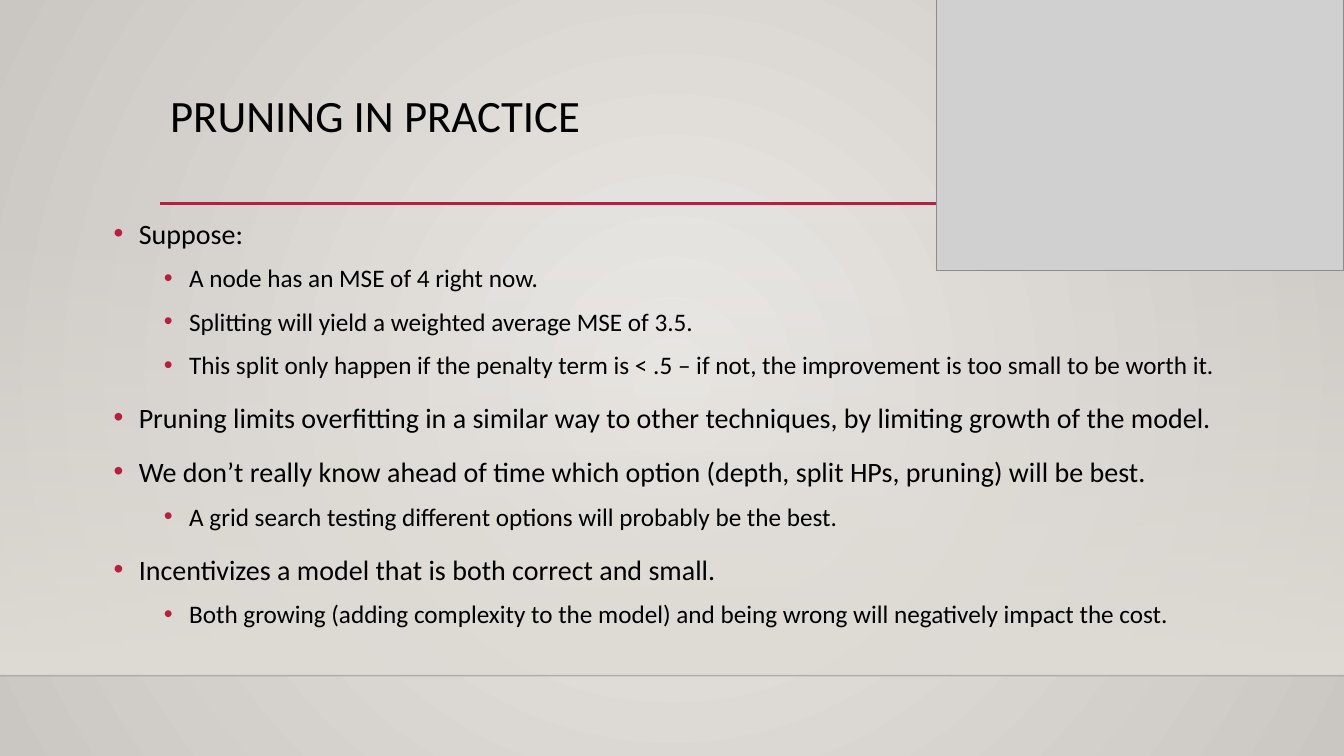
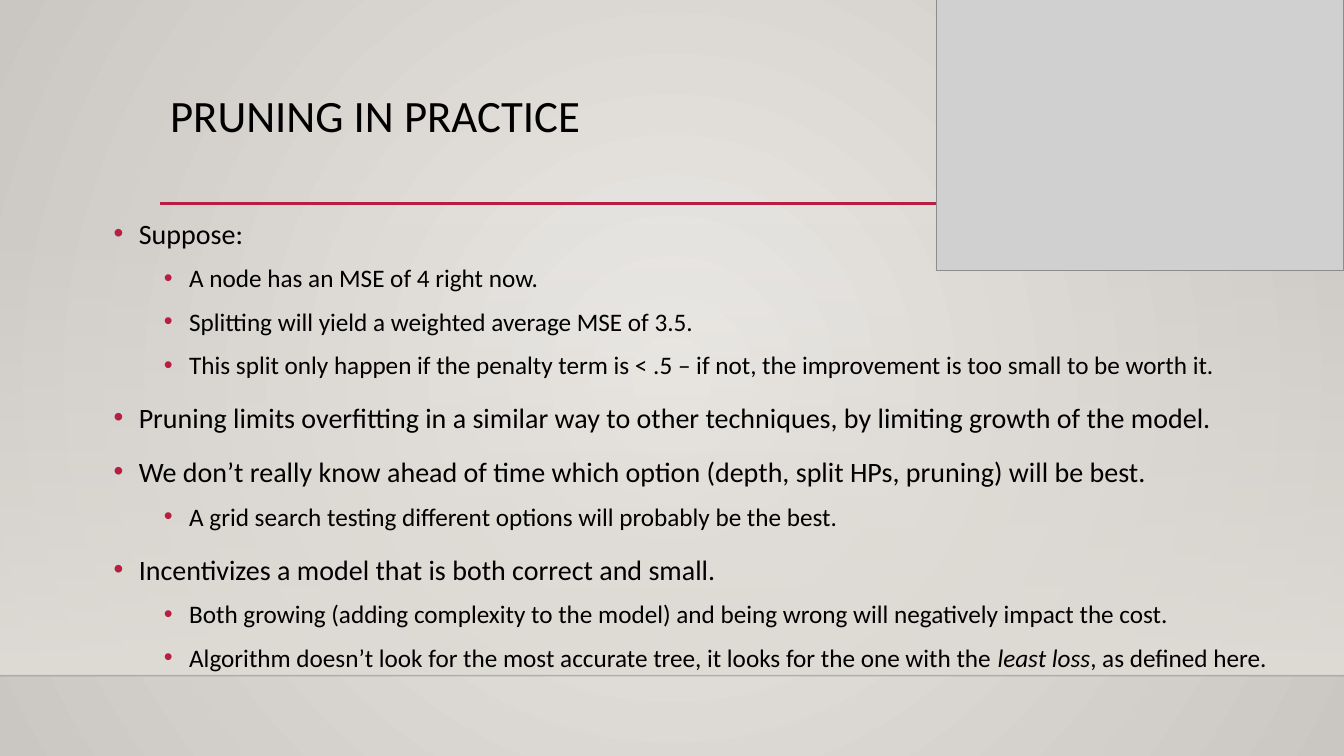
Before and after one commit to glennybarnes/Intro_to_Machine_Learning_Students, a slide deck: slide 18 of reference_content/Slides/006_regression_trees.pptx (slide 14 before the commit). Drawn at 1344x756 pixels with LibreOffice and Linux fonts; fonts in the diff are those of the drawing; grey boxes stand for pictures; background and template pictures are left out. Boxes give left, top, right and bottom in pixels: in the first picture for what was removed or moved away, otherwise in the second. Text is boxed around its words. In the diff, an @@ line names an element or a change of style, - is before the commit and + after.

```diff
--- a/reference_content/Slides/006_regression_trees.pptx
+++ b/reference_content/Slides/006_regression_trees.pptx
@@ text at (189, 649, 1266, 672): paragraph added @@
+  • Algorithm doesn’t look for the most accurate tree, it looks for the one with the least loss, as defined here.
```
Also in this commit, not shown: 8 other slides changed, 5 slides added, 8 other files.
